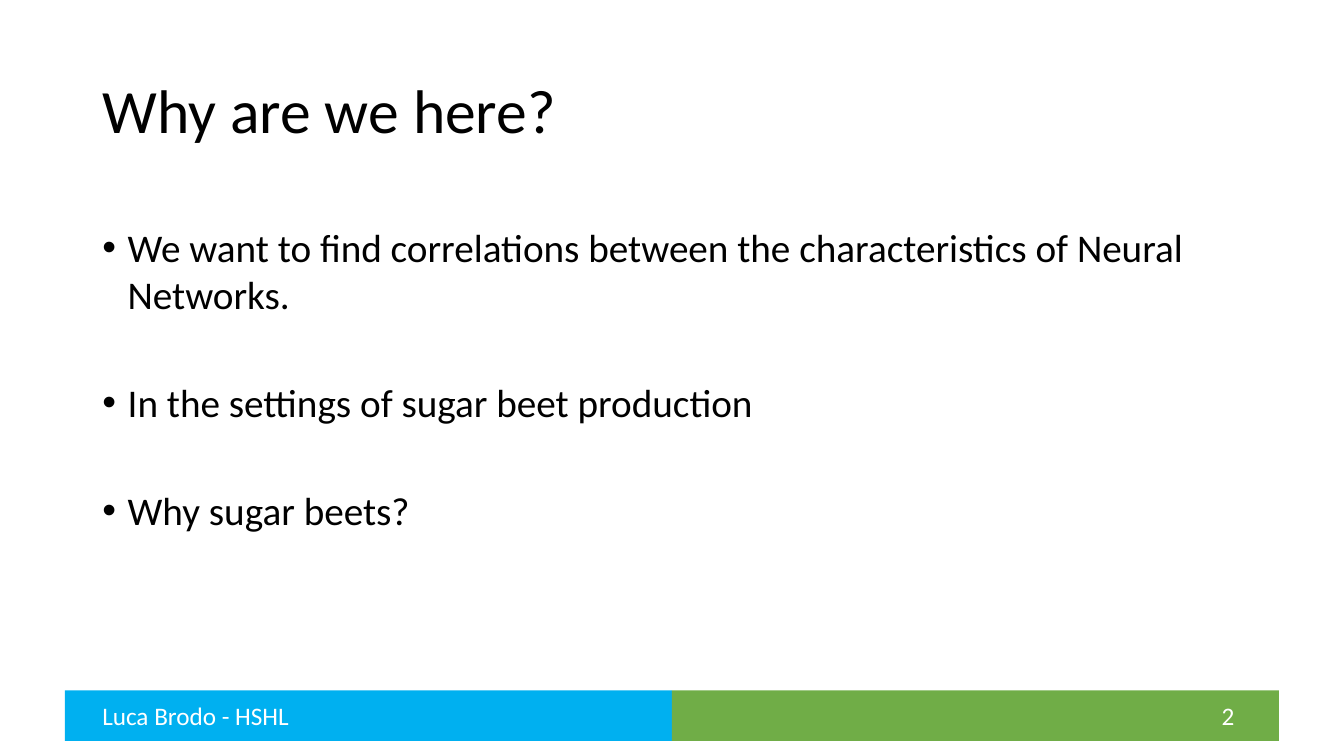
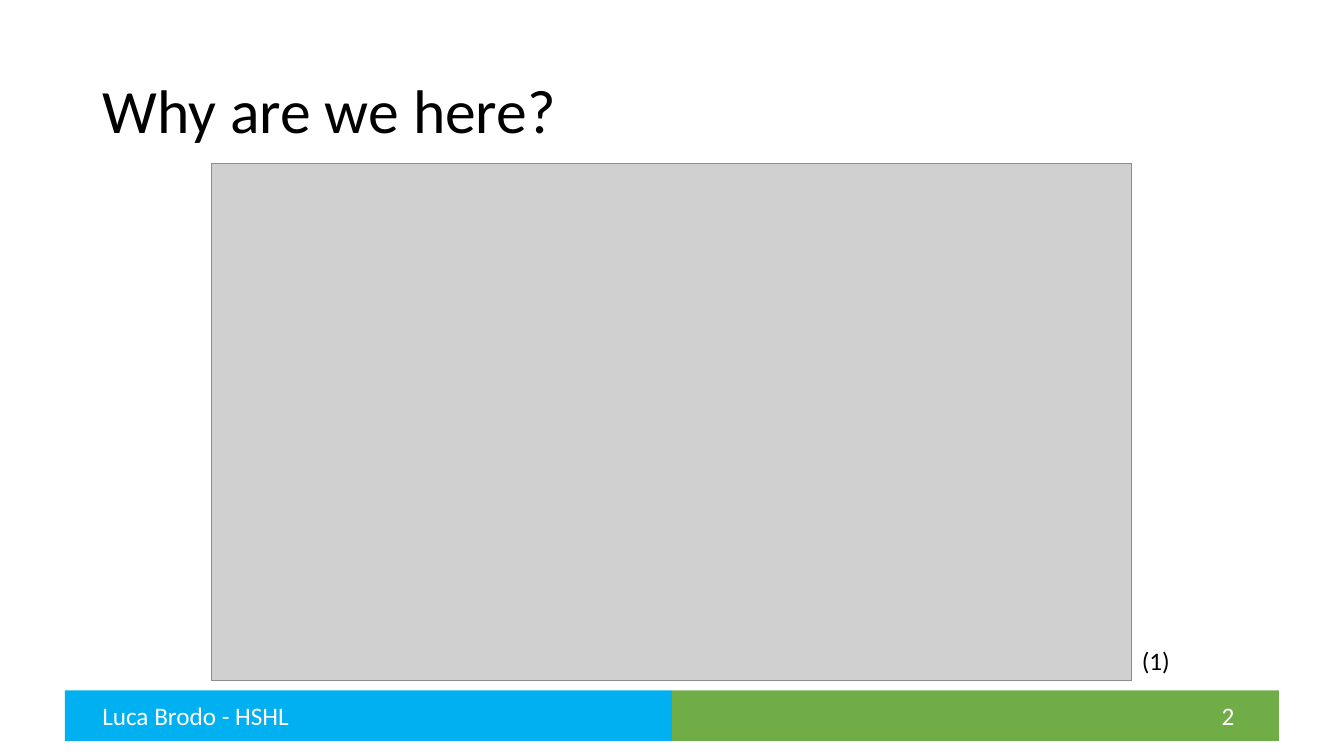
Before and after one commit to brodoluca/FinalThesisHSHL, a slide deck: slide 2 of Presentation/Final Presentation.pptx. Drawn at 1344x756 pixels with LibreOffice and Linux fonts; fonts in the diff are those of the drawing; grey boxes stand for pictures. Boxes give left, top, right and bottom in pixels: in the first picture for what was removed or moved away, otherwise in the second. Text is boxed around its words. In the diff, an @@ line names an element or a change of style, - is before the commit and + after.

```diff
--- a/Presentation/Final Presentation.pptx
+++ b/Presentation/Final Presentation.pptx
@@ picture added at (x1=212, y1=163, x2=1132, y2=681) @@
@@ text removed at (x1=128, y1=234, x2=1183, y2=532) @@
-• We want to find correlations between the characteristics of Neural Networks.
-• In the settings of sugar beet production
-• Why sugar beets?
@@ text added at (x1=1142, y1=651, x2=1170, y2=674), 18 pt, text #000000 @@
+(1)
```
Also in this commit, not shown: 8 other slides changed, 5 slides added, 3 slides removed, 14 other files.
